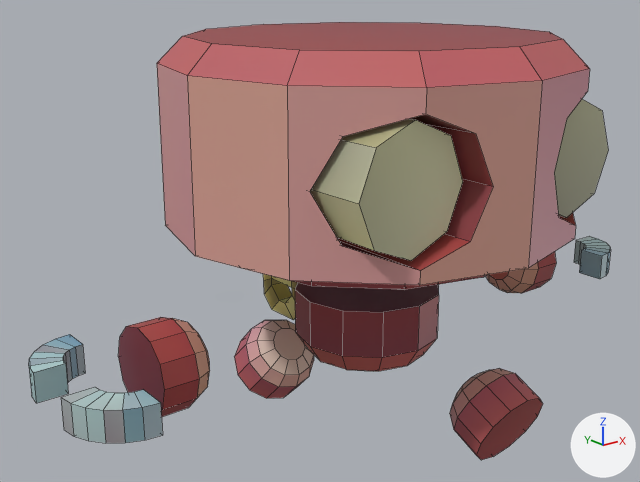
The FBX model Assets/Models/Entities/Player/PlayerCharacter_Red.fbx as it was, and as the next commit left it.
Camera for both pictures: a 50 mm camera at (-2.86, -3.19, 2.27) aimed at (-0.19, 0.15, 0.94). The lights are fixed; the arrows at lower right show +X, +Y and +Z. Mesh edges are drawn as thin lines. Where no turn or scale is listed for an object, it has been applied to the vertices.

The first picture shows 'Spring_Body.001', 'Spring_Foot.L.001', 'Spring_Foot.R.001', 'Spring_Hand.L.001', 'Spring_Hand.R.001', 'Spring_Hand_Claw1.L.001', 'Spring_Hand_Claw1.R.001', 'Spring_Hand_Claw2.R.001', 'Spring_Head.001', 'Spring_Windup.001'.
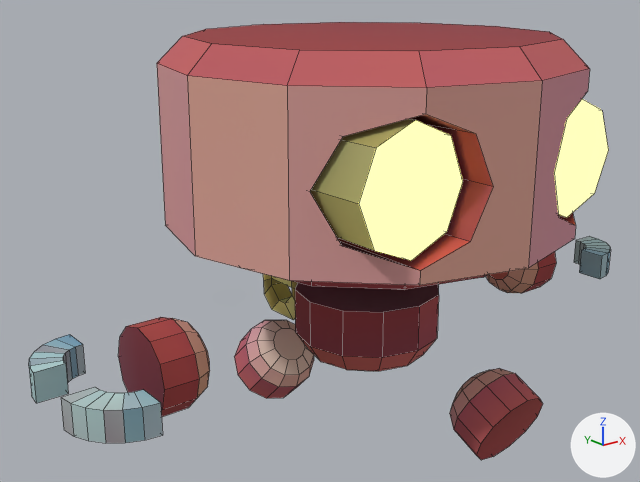
Pixel boxes (x1, y1, x2, y2) of what changed, in the pictures (640 x 482 px):
```json
{"object": "Spring_Head.001", "change": "surface changed, recoloured", "before": [186, 22, 608, 290], "after": [186, 22, 608, 290]}
{"object": "Spring_Body.001", "change": "surface changed", "before": [295, 285, 439, 360], "after": [295, 285, 439, 360]}
{"object": "Spring_Hand.L.001", "change": "surface changed", "before": [488, 251, 556, 289], "after": [488, 251, 556, 289], "on screen": "brown to red"}
{"part": 1, "of": "me_cylinder_002", "change": "recoloured", "before": [359, 99, 608, 261], "after": [359, 99, 608, 261], "on screen": "yellow to beige"}
{"part": 2, "of": "me_cylinder_002", "change": "surface changed", "before": [310, 119, 564, 250], "after": [310, 119, 564, 250], "on screen": "beige to yellow"}
```

The change, as JSON lines over the scene's bpy script:
```json
{"op": "set", "path": "mat_global_texture.roughness", "old": "0.5", "new": "1.0"}
{"op": "add", "block": "mat_eyes", "code": ["mat_eyes = principled_material('Eyes')", "mat_eyes.base_color = (0.801, 0.731, 0.0)  # yellow #e7de00", "mat_eyes.roughness = 1.0", "mat_eyes.emission_color = (0.799, 0.753, 0.254)  # yellow #e7e18a", "mat_eyes.emission_strength = 2.0"]}
{"block": "me_cylinder_002", "where": "me_cylinder_002.from_pydata(...)  # 136 vertices, 112 faces; spans x -1.0..1.0, y -1.0..1.0, z -0.54..0.51"}
{"block": "me_cylinder_002", "where": "# used by ob_spring_head_001; location = (0.0, 0.0, 1.452)"}
{"block": "me_cylinder_002", "change": "me_cylinder_002 part 1: all 2 faces centred in x -0.5..0.5, y -0.81, z -0.02 switch from mat_global_texture (picture img_universalis_42_png) to mat_eyes (yellow #e7de00)"}
{"block": "me_cylinder_002", "change": "me_cylinder_002 part 2: texture (UV) coordinates of 16 of 112 faces, centred in x -0.74..0.74, y -0.58, z -0.26..0.22, changed; they spanned u 0.59..0.71, v 0.16..0.28 and now span u 0.45..0.57, v 0.15..0.27"}
```
